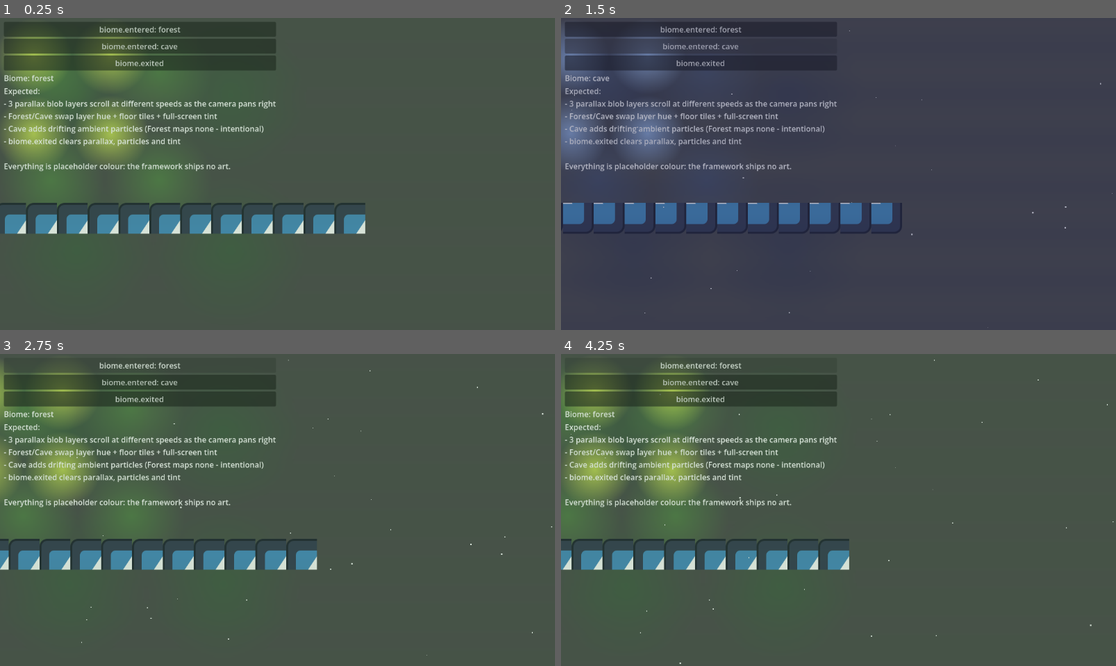
Above: before the commit, frames 1-4 (two rows, left to right).
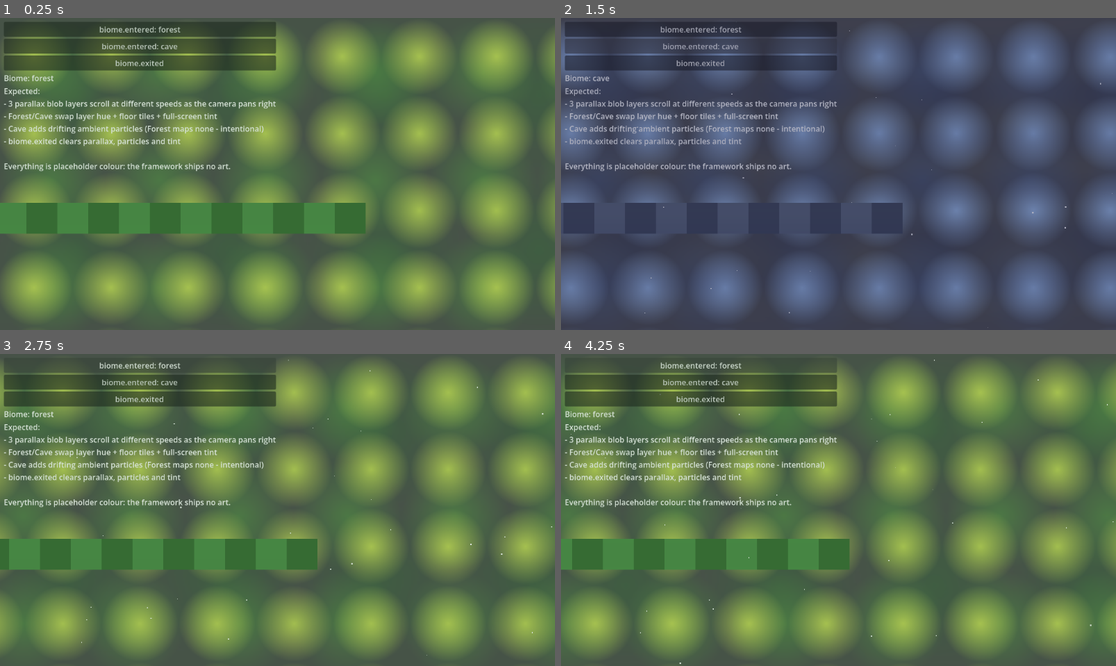
Above: after the commit, the same moments.

Repository: brisketty/asap2d.brk
Game: Godot game, scene res://scenes/demo_world.tscn
Same seed, same stepped clock (60 frames per second), same inputs: the game is played once before the commit and once after it. This scene is started directly instead of the project's main scene. The engine's default icon, where the game draws it, is replaced by a stand-in: a white triangle on a blue panel in a dark square.
Inputs:
- Up to frame 1 (0.25 s): no input
- Up to frame 2 (1.5 s): click "biome.entered: forest" at 0.5 s; click "biome.entered: cave" at 1.25 s
- Up to frame 3 (2.75 s): click "biome.entered: forest" at 2 s
- Up to frame 4 (4.25 s): click "biome.entered: cave" at 2.75 s; click "biome.entered: forest" at 3.5 s

The runs differ from the first frame. In frame 1, 48% of the frame differs, in the area x 0-100%, y 2-98%; in frame 2, 37%; in frame 3, 50%; in frame 4, 49%.

Commit message:
World demo: fix parallax tiling gaps and follow the camera properly
ParallaxLayer.motion_mirroring only wraps a single sprite's position rather
than duplicating content, so sub-viewport-sized blob textures left huge gaps
(all visible content clustered near the origin); repeat-tile each texture
across a coverage region rounded to an exact multiple of its size to close
both the gaps and the cropped-tile seam that showed at the wrap boundary.

demo_world.gd also never registered a target with CameraDirector, so its own
manually-panned Camera2D never became current - CameraDirector's own static
camera stayed active instead, making the parallax and floor look frozen.
Register a plain pan target node instead.

Finally, swap the floor's repeated Godot-icon tile for a 2-color checker
(mirroring demo_camera.gd's checker background) so the pan reads as motion.

Diff:
--- a/prefabs/parallax_rig.gd
+++ b/prefabs/parallax_rig.gd
@@ -3,6 +3,13 @@
 ## A rebuildable stack of parallax layers. `configure()` throws away the current
 ## layers and builds one `ParallaxLayer` (with a tiling `Sprite2D`) per supplied
 ## texture, farthest first. Driven by the World & Environment subsystem.
+
+## `ParallaxLayer.motion_mirroring` only wraps a single sprite's position - it
+## does not duplicate content - so the sprite itself must already cover an area
+## at least as large as the viewport or gaps show through everywhere the single
+## wrapped copy isn't. Repeat-tile each (typically much smaller) source texture
+## across a region comfortably bigger than any expected viewport instead.
+const MIN_TILE_COVERAGE := Vector2(2048.0, 2048.0)
 
 
 static func get_packed_scene() -> PackedScene:
@@ -23,9 +30,24 @@
 func build_layer(p_texture: Texture2D, p_scroll_scale: float) -> ParallaxLayer:
 	var layer := ParallaxLayer.new()
 	layer.motion_scale = Vector2(p_scroll_scale, p_scroll_scale)
-	layer.motion_mirroring = p_texture.get_size()
+	var coverage_size := build_coverage_size(p_texture.get_size())
+	layer.motion_mirroring = coverage_size
 	var sprite := Sprite2D.new()
 	sprite.texture = p_texture
 	sprite.centered = false
+	sprite.texture_repeat = CanvasItem.TEXTURE_REPEAT_ENABLED
+	sprite.region_enabled = true
+	sprite.region_rect = Rect2(Vector2.ZERO, coverage_size)
 	layer.add_child(sprite)
 	return layer
+
+
+## Rounds up to the nearest exact multiple of `p_tile_size` in each axis so the
+## repeated texture tiles evenly across the coverage region - an inexact
+## multiple would crop the last tile at the region's edge, and that crop would
+## scroll into view every time `motion_mirroring` wraps the layer back through it.
+func build_coverage_size(p_tile_size: Vector2) -> Vector2:
+	return Vector2(
+		ceilf(MIN_TILE_COVERAGE.x / p_tile_size.x) * p_tile_size.x,
+		ceilf(MIN_TILE_COVERAGE.y / p_tile_size.y) * p_tile_size.y,
+	)
--- a/scenes/demo_world.gd
+++ b/scenes/demo_world.gd
@@ -10,6 +10,16 @@
 const TILE_SIZE := 64
 const FLOOR_ROW := 6
 const FLOOR_SPAN := 24
+
+## The framework ships no ground art; a floor row of the same repeated sprite
+## reads as static rather than scrolling. A 2-tile checker (same idea as
+## demo_camera.gd's checker background) makes the camera's pan actually read
+## as motion instead.
+const CHECKER_TILE_COORDS: Array[Vector2i] = [Vector2i(0, 0), Vector2i(1, 0)]
+const FLOOR_CHECKER_COLORS_BY_BIOME := {
+	&"forest": [Color(0.30, 0.55, 0.28), Color(0.22, 0.42, 0.20)],
+	&"cave": [Color(0.34, 0.38, 0.46), Color(0.24, 0.27, 0.34)],
+}
 
 ## Radial-blob parallax textures, far -> near. Bigger + fainter reads as further
 ## away; smaller + sharper reads as closer, so the scroll-scale split the
@@ -30,7 +40,9 @@
 @export var profile_available: Array[ThemeProfile] = []
 
 @export_group("Nodes", "node_")
-@export var node_camera: Camera2D
+## CameraDirector owns the actual Camera2D; this is just what it follows,
+## so panning this node is what makes the parallax rig actually scroll.
+@export var node_pan_target: Node2D
 @export var node_tilemap_layer: TileMapLayer
 @export var node_forest_button: BaseButton
 @export var node_cave_button: BaseButton
@@ -46,6 +58,7 @@
 	inject_demo_tilesets()
 	inject_demo_parallax()
 	ThemeManager.profile_available = profile_available
+	CameraDirector.set_followed(node_pan_target)
 	node_forest_button.pressed.connect(handle_node_forest_button_pressed)
 	node_cave_button.pressed.connect(handle_node_cave_button_pressed)
 	node_exit_button.pressed.connect(handle_node_exit_button_pressed)
@@ -55,28 +68,38 @@
 
 
 ## The framework has no shipped tiles; give each biome profile a code-built
-## TileSet keyed by `world.tiles` so the AnimatedTileDriver has something to swap.
+## checker TileSet keyed by `world.tiles` so the AnimatedTileDriver has
+## something to swap and the floor scrolling actually reads as motion.
 func inject_demo_tilesets() -> void:
-	var atlas_by_profile := {&"forest": Vector2i(0, 0), &"cave": Vector2i(1, 1)}
 	for profile: ThemeProfile in profile_available:
 		if not Utility.is_object_valid(profile):
 			continue
-		var atlas_coords: Vector2i = atlas_by_profile.get(profile.profile_id, Vector2i.ZERO)
+		var colors: Array = FLOOR_CHECKER_COLORS_BY_BIOME.get(
+			profile.profile_id, FLOOR_CHECKER_COLORS_BY_BIOME[&"forest"]
+		)
 		var tilesets := profile.tileset_assets
-		tilesets[&"world.tiles"] = build_tileset(atlas_coords)
+		tilesets[&"world.tiles"] = build_checker_tileset(colors[0], colors[1])
 		profile.tileset_assets = tilesets
 
 
-func build_tileset(p_tile_coords: Vector2i) -> TileSet:
+func build_checker_tileset(p_color_a: Color, p_color_b: Color) -> TileSet:
 	var tileset := TileSet.new()
 	tileset.tile_size = Vector2i(TILE_SIZE, TILE_SIZE)
 	var source := TileSetAtlasSource.new()
-	source.texture = load("res://icon.svg")
+	source.texture = build_checker_tile_texture(p_color_a, p_color_b)
 	source.texture_region_size = Vector2i(TILE_SIZE, TILE_SIZE)
-	source.create_tile(p_tile_coords)
+	for coords: Vector2i in CHECKER_TILE_COORDS:
+		source.create_tile(coords)
 	tileset.add_source(source, 0)
-	tileset.set_meta(&"demo_tile_coords", p_tile_coords)
 	return tileset
+
+
+func build_checker_tile_texture(p_color_a: Color, p_color_b: Color) -> ImageTexture:
+	var image := Image.create(TILE_SIZE * CHECKER_TILE_COORDS.size(), TILE_SIZE, false, Image.FORMAT_RGB8)
+	for index: int in CHECKER_TILE_COORDS.size():
+		var color := p_color_a if index % 2 == 0 else p_color_b
+		image.fill_rect(Rect2i(Vector2i(TILE_SIZE * index, 0), Vector2i(TILE_SIZE, TILE_SIZE)), color)
+	return ImageTexture.create_from_image(image)
 
 
 ## The framework ships no parallax art, so every `world.parallax.*` id resolves
@@ -122,13 +145,13 @@
 func paint_floor() -> void:
 	if not Utility.is_object_valid(node_tilemap_layer.tile_set):
 		return
-	var coords: Vector2i = node_tilemap_layer.tile_set.get_meta(&"demo_tile_coords", Vector2i.ZERO)
 	for x: int in FLOOR_SPAN:
+		var coords: Vector2i = CHECKER_TILE_COORDS[x % CHECKER_TILE_COORDS.size()]
 		node_tilemap_layer.set_cell(Vector2i(x - FLOOR_SPAN / 2, FLOOR_ROW), 0, coords)
 
 
 func _process(p_delta: float) -> void:
-	node_camera.position.x += CAMERA_PAN_SPEED * p_delta
+	node_pan_target.position.x += CAMERA_PAN_SPEED * p_delta
 
 
 func enter_biome(p_biome_id: StringName) -> void:
--- a/scenes/demo_world.tscn
+++ b/scenes/demo_world.tscn
@@ -5,17 +5,17 @@
 [ext_resource type="Resource" path="res://assets/theme_profile_cave.tres" id="3"]
 [ext_resource type="PackedScene" path="res://prefabs/animated_tile_driver.tscn" id="4"]
 
-[node name="WorldDemo" type="Node2D" node_paths=PackedStringArray("node_camera", "node_tilemap_layer", "node_forest_button", "node_cave_button", "node_exit_button", "node_status_label")]
+[node name="WorldDemo" type="Node2D" node_paths=PackedStringArray("node_pan_target", "node_tilemap_layer", "node_forest_button", "node_cave_button", "node_exit_button", "node_status_label")]
 script = ExtResource("1")
 profile_available = [ExtResource("2"), ExtResource("3")]
-node_camera = NodePath("Camera2D")
+node_pan_target = NodePath("PanTarget")
 node_tilemap_layer = NodePath("Ground")
 node_forest_button = NodePath("Ui/VBox/ForestButton")
 node_cave_button = NodePath("Ui/VBox/CaveButton")
 node_exit_button = NodePath("Ui/VBox/ExitButton")
 node_status_label = NodePath("Ui/VBox/StatusLabel")
 
-[node name="Camera2D" type="Camera2D" parent="."]
+[node name="PanTarget" type="Node2D" parent="."]
 position = Vector2(576, 324)
 
 [node name="Ground" type="TileMapLayer" parent="."]
